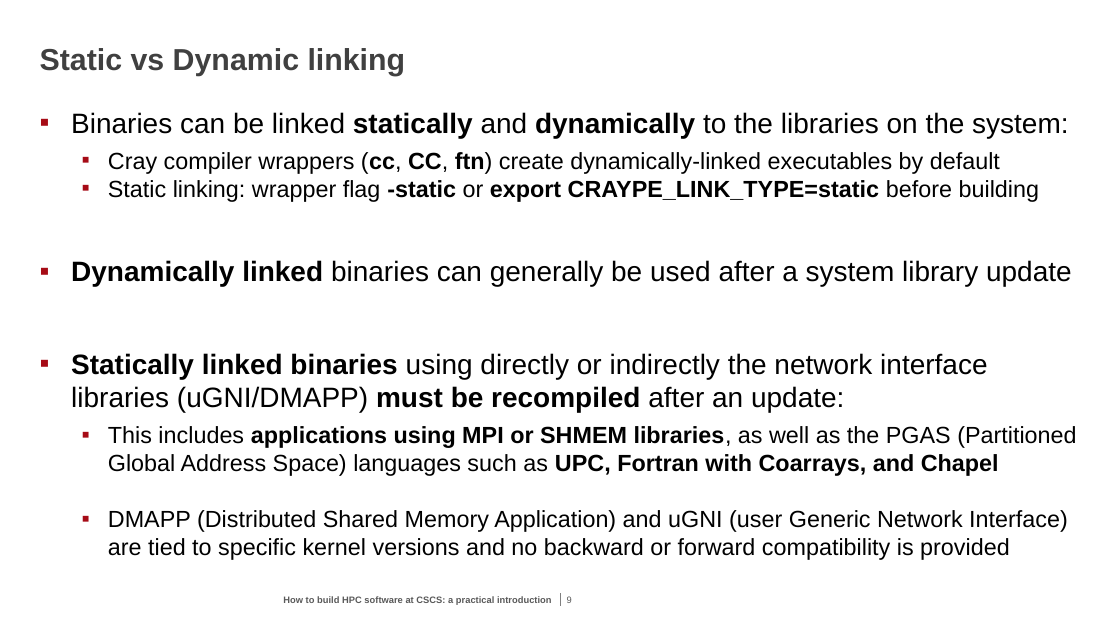
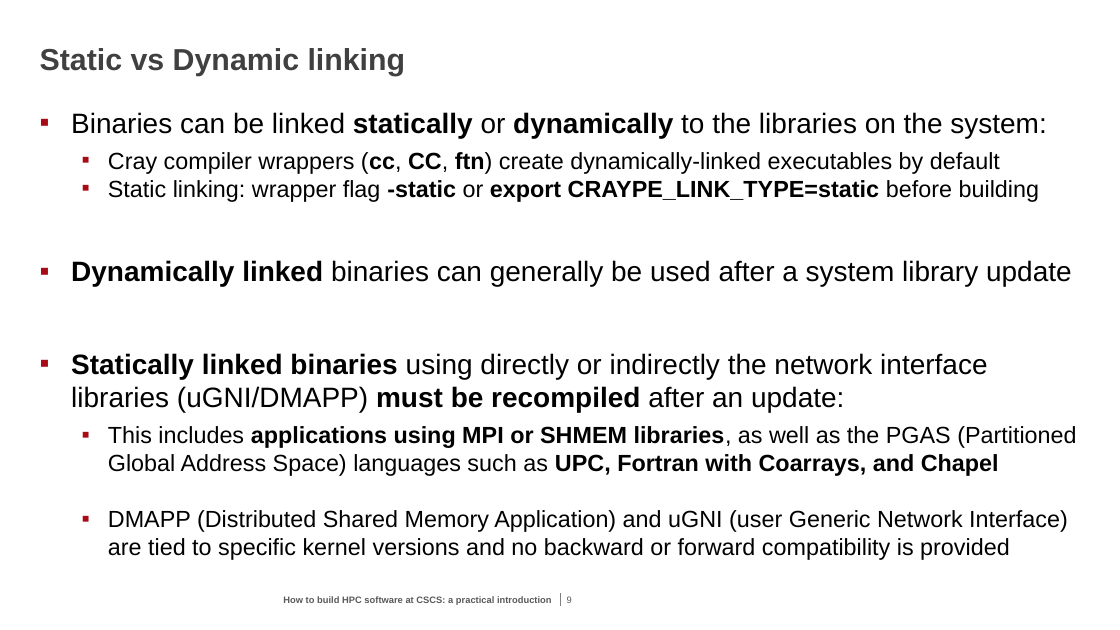
Before and after one commit to eth-cscs/UserLabDay, a slide deck: slide 9 of 2022/how_to_build_software/how_to_build_software.pptx. Drawn at 1120x630 pixels with LibreOffice and Linux fonts; fonts in the diff are those of the drawing; background and template pictures are left out. Boxes give left, top, right and bottom in pixels: in the first picture for what was removed or moved away, otherwise in the second. Text is boxed around its words. In the diff, an @@ line names an element or a change of style, - is before the commit and + after.

Commit message:
Add files via upload
Fix typos in slides

```diff
--- a/2022/how_to_build_software/how_to_build_software.pptx
+++ b/2022/how_to_build_software/how_to_build_software.pptx
@@ text at [71,112,1046,138]: text changed @@
-▪ Binaries can be linked statically and dynamically to the libraries on the system:
+▪ Binaries can be linked statically or dynamically to the libraries on the system:
```
Also in this commit, not shown: 6 other slides changed, 1 slide removed.
